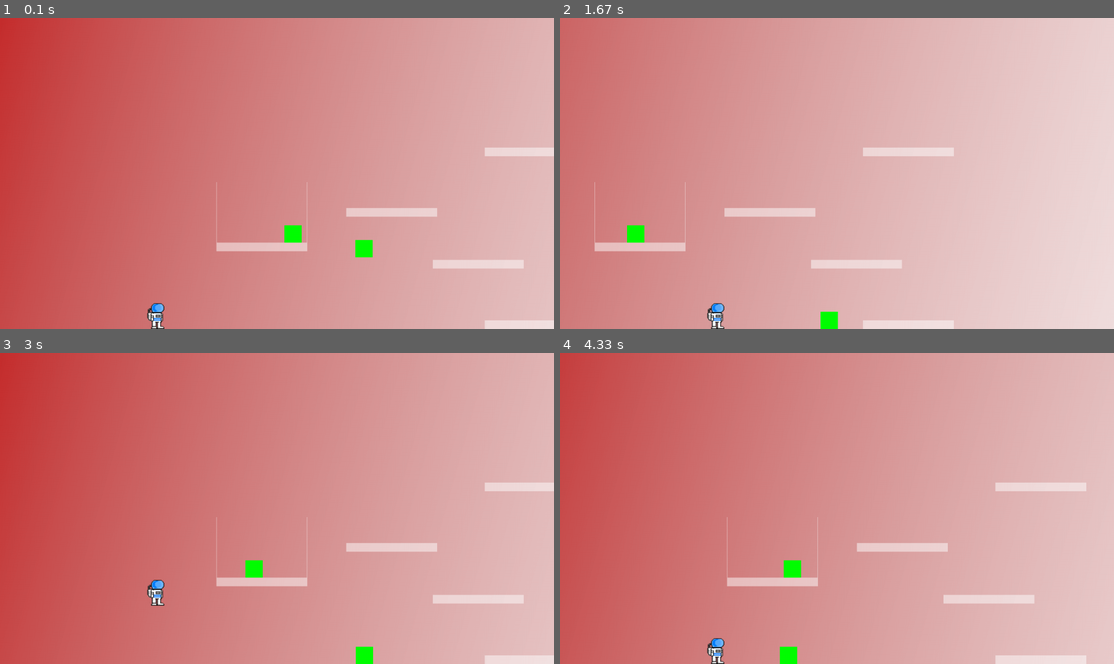
Above: before the commit, frames 1-4 (two rows, left to right).
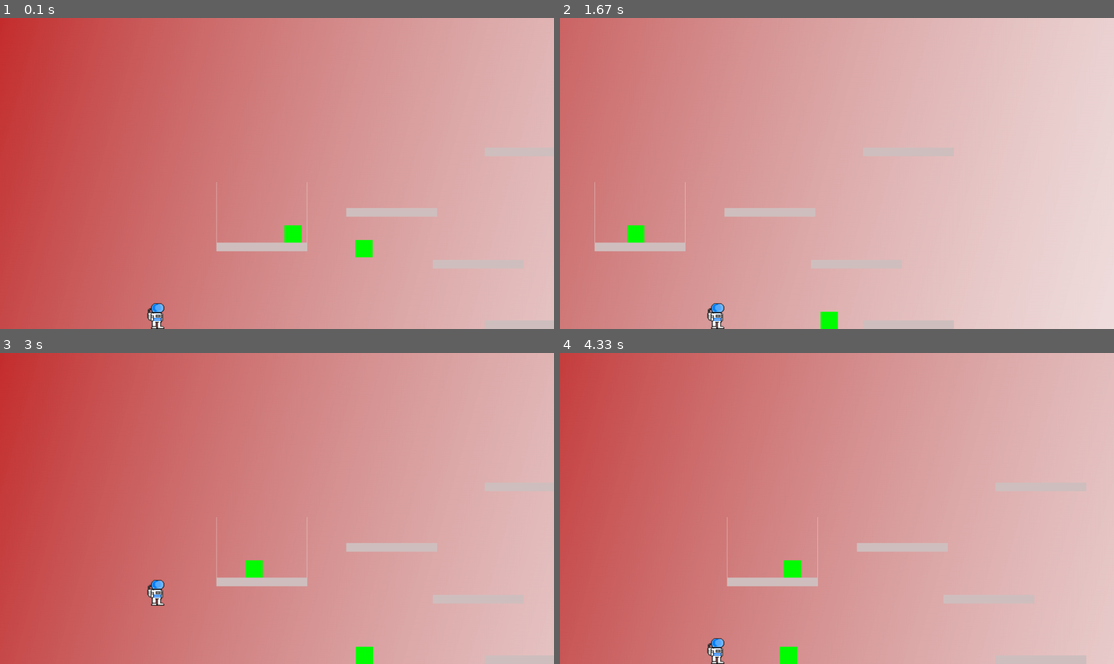
Above: after the commit, the same moments.

Repository: FlyingEwok/pygameRST
Game: pygame game, started from game.py
The game is run twice, just before and just after one commit, with the same random seed, the same clock (stepped at 60 frames per second) and the same inputs.
Inputs:
- Up to frame 1 (0.1 s): no input
- Up to frame 2 (1.67 s): hold Right 0.33-0.8 s; hold Up 0.83-1.13 s; hold Right 1.17-1.63 s
- Up to frame 3 (3 s): hold Left 1.67-2.2 s; hold Left 2.23-2.63 s; hold Up from 2.67 s (still down)
- Up to frame 4 (4.33 s): release Up at 3.03 s; hold Right 3.07-3.7 s; hold Left 3.73-4.2 s; hold Right from 4.23 s (still down)

The runs differ from the first frame. In frame 1, 1.8% of the frame differs, in the area x 42-100%, y 41-100%; in frame 2, 2.0%, in the area x 9-72%, y 41-100%; in frame 3, 1.8%; in frame 4, 2.0%.

Commit message:
Added Grey as a colour, and added comments

Diff:
--- a/invisablehitmarkerclass.py
+++ b/invisablehitmarkerclass.py
@@ -1,6 +1,7 @@
 import pygame
 import rgbColours
 
+# Hitmarker for enemy to collide with to change directions
 class HitMarker(pygame.sprite.Sprite):
     """ Platform the user can jump on """
 
--- a/platformclass.py
+++ b/platformclass.py
@@ -12,5 +12,5 @@
 
         # pylint: disable=no-member
         self.image = pygame.Surface([width, height], pygame.SRCALPHA)
-        self.image.fill(rgbColours.TRANSPARENT)
+        self.image.fill(rgbColours.GREY)
         self.rect = self.image.get_rect()
--- a/playerclass.py
+++ b/playerclass.py
@@ -14,13 +14,8 @@
         # Call the parent's constructor
         super().__init__()
 
-        # Create an image of the block, and fill it with a color.
-        # This could also be an image loaded from the disk.
-        width = 40
-        height = 60
+        # Sprite for the character
         self.image = pygame.image.load('images/astronaut.png')
-        # self.image = pygame.Surface([width, height])
-        # self.image.fill(rgbColours.RED)
 
         # Set a referance to the image rect.
         self.rect = self.image.get_rect()
--- a/rgbColours.py
+++ b/rgbColours.py
@@ -4,4 +4,5 @@
 GREEN = (0, 255, 0)
 RED = (255, 0, 0)
 BLUE = (0, 0, 255)
+GREY = (209, 192, 192)
 TRANSPARENT = (255, 255, 255, 128)
